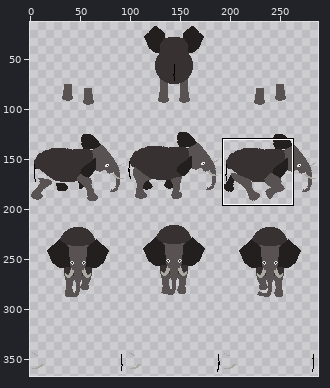
Two versions of one sprite sheet, sprite/animal/elephant/elephant-redo-96x96.png. The picture above shows the old version from afar; the outline marks the close-up.
Close-up. Before the commit:
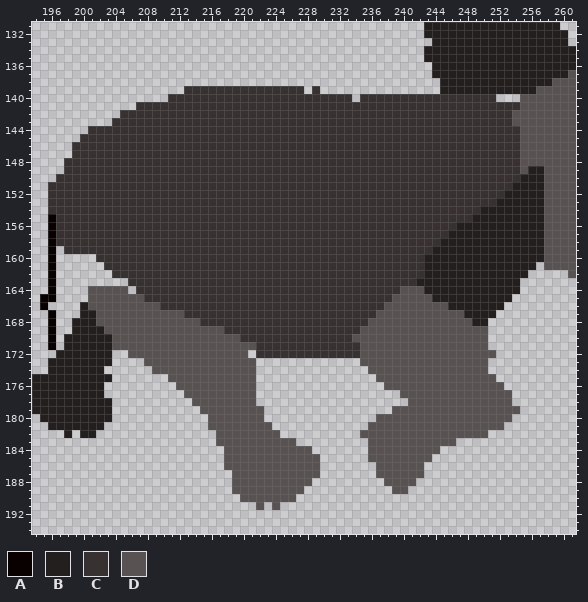
The file is 288x384 pixels. Colours within 5 levels of each other are drawn and written as one. Shown: x 194..261, y 131..194. The wide view leaves out empty margins. The commit also changed other parts of the picture, which this record leaves out.
Palette (. is transparent): A #080100  B #231f1e  C #373231  D #585352
Pixels before (only the part around the change), first column x 194:
131 .................................................BBBBBBBBBBBBBBBBB..
132 .................................................BBBBBBBBBBBBBBBBBB.
133 ..................................................BBBBBBBBBBBBBBBBB.
134 .................................................BBBBBBBBBBBBBBBBBBB
135 .................................................BBBBBBBBBBBBBBBBBBB
136 ..................................................BBBBBBBBBBBBBBBBBB
137 ..................................................BBBBBBBBBBBBBBBBBD
138 ...................................................BBBBBBBBBBBBBBDDD
139 ...................CCCCCCCCCCCCCCC.C...............BBBBBBBBBBBBDDDDD
140 .................CCCCCCCCCCCCCCCCCCCCCCC.CCCCCCCCCCCCCCCCC...DDDDDDD
141 .............CCCCCCCCCCCCCCCCCCCCCCCCCCCCCCCCCCCCCCCCCCCCCCCCDDDDDDD
142 ...........CCCCCCCCCCCCCCCCCCCCCCCCCCCCCCCCCCCCCCCCCCCCCCCCCDDDDDDDD
143 ..........CCCCCCCCCCCCCCCCCCCCCCCCCCCCCCCCCCCCCCCCCCCCCCCCCCDDDDDDDD
144 .......CCCCCCCCCCCCCCCCCCCCCCCCCCCCCCCCCCCCCCCCCCCCCCCCCCCCCCDDDDDDD
145 ......CCCCCCCCCCCCCCCCCCCCCCCCCCCCCCCCCCCCCCCCCCCCCCCCCCCCCCCDDDDDDD
146 .....CCCCCCCCCCCCCCCCCCCCCCCCCCCCCCCCCCCCCCCCCCCCCCCCCCCCCCCCDDDDDDD
147 .....CCCCCCCCCCCCCCCCCCCCCCCCCCCCCCCCCCCCCCCCCCCCCCCCCCCCCCCCDDDDDDD
148 ....CCCCCCCCCCCCCCCCCCCCCCCCCCCCCCCCCCCCCCCCCCCCCCCCCCCCCCCCCDDDDDDD
149 ....CCCCCCCCCCCCCCCCCCCCCCCCCCCCCCCCCCCCCCCCCCCCCCCCCCCCCCCCCDBBDDDD
150 ...CCCCCCCCCCCCCCCCCCCCCCCCCCCCCCCCCCCCCCCCCCCCCCCCCCCCCCCCCCBBBDDDD
151 ..CCCCCCCCCCCCCCCCCCCCCCCCCCCCCCCCCCCCCCCCCCCCCCCCCCCCCCCCCCBBBBDDDD
152 ..CCCCCCCCCCCCCCCCCCCCCCCCCCCCCCCCCCCCCCCCCCCCCCCCCCCCCCCCCBBBBBDDDD
153 ..CCCCCCCCCCCCCCCCCCCCCCCCCCCCCCCCCCCCCCCCCCCCCCCCCCCCCCCCBBBBBBDDDD
154 ..CCCCCCCCCCCCCCCCCCCCCCCCCCCCCCCCCCCCCCCCCCCCCCCCCCCCCCBBBBBBBBDDDD
155 ..ACCCCCCCCCCCCCCCCCCCCCCCCCCCCCCCCCCCCCCCCCCCCCCCCCCCCBBBBBBBBBDDDD
156 ..ACCCCCCCCCCCCCCCCCCCCCCCCCCCCCCCCCCCCCCCCCCCCCCCCCCBBBBBBBBBBBDDDD
157 ..ACCCCCCCCCCCCCCCCCCCCCCCCCCCCCCCCCCCCCCCCCCCCCCCCCBBBBBBBBBBBBDDDD
158 ..ACCCCCCCCCCCCCCCCCCCCCCCCCCCCCCCCCCCCCCCCCCCCCCCCBBBBBBBBBBBBBDDDD
159 ..A.CCCCCCCCCCCCCCCCCCCCCCCCCCCCCCCCCCCCCCCCCCCCCCBBBBBBBBBBBBBBDDDD
160 ..A.....CCCCCCCCCCCCCCCCCCCCCCCCCCCCCCCCCCCCCCCCCBBBBBBBBBBBBBBBDDDD
161 ..A......CCCCCCCCCCCCCCCCCCCCCCCCCCCCCCCCCCCCCCCCBBBBBBBBBBBBBB.DDDD
162 ..A.......CCCCCCCCCCCCCCCCCCCCCCCCCCCCCCCCCCCCCCCBBBBBBBBBBBBB.....D
163 ..A.........CCCCCCCCCCCCCCCCCCCCCCCCCCCCCCCCCCCCBBBBBBBBBBBBB.......
164 ..A....DDDDD.CCCCCCCCCCCCCCCCCCCCCCCCCCCCCCCCCDDDBBBBBBBBBBBB.......
165 .AA....DDDDDDDCCCCCCCCCCCCCCCCCCCCCCCCCCCCCCCDDDDDBBBBBBBBBB........
166 .A....BDDDDDDDDDCCCCCCCCCCCCCCCCCCCCCCCCCCCCDDDDDDDDBBBBBBB.........
167 ..A...BBDDDDDDDDDDDCCCCCCCCCCCCCCCCCCCCCCCCDDDDDDDDDDDBBBB..........
168 ..A..BBBDDDDDDDDDDDDDCCCCCCCCCCCCCCCCCCCCCDDDDDDDDDDDDDBB...........
169 ..A..BBBBDDDDDDDDDDDDDDDCCCCCCCCCCCCCCCCCDDDDDDDDDDDDDDDD...........
170 ..A.BBBBBBDDDDDDDDDDDDDDDDCCCCCCCCCCCCCCDDDDDDDDDDDDDDDDD...........
171 ..A.BBBBBBDDDDDDDDDDDDDDDDDDCCCCCCCCCCCCCDDDDDDDDDDDDDDDD...........
172 ...BBBBBBB..DDDDDDDDDDDDDDD.CCCCCCCCCCCCCDDDDDDDDDDDDDDDDD..........
173 ..BBBBBBBB....DDDDDDDDDDDDDD.............DDDDDDDDDDDDDDDD...........
174 ..BBBBBBB......DDDDDDDDDDDDD..............DDDDDDDDDDDDDDD...........
175 BBBBBBBBBB.......DDDDDDDDDDD...............DDDDDDDDDDDDDDD..........
176 BBBBBBBBB.........DDDDDDDDDD................DDDDDDDDDDDDDDD.........
177 BBBBBBBBB..........DDDDDDDDD..................DDDDDDDDDDDDDD........
178 BBBBBBBBBB..........DDDDDDDD...................DDDDDDDDDDDDD........
179 BBBBBBBBBB...........DDDDDDDD................DDDDDDDDDDDDDDDD.......
180 .BBBBBBBBB............DDDDDDD..............DDDDDDDDDDDDDDDDD........
181 ..BBBBBBB.............DDDDDDDD............DDDDDDDDDDDDDDDDD.........
182 ....B.BB...............DDDDDDDD..........DDDDDDDDDDDDDDDD...........
183 .......................DDDDDDDDDD.........DDDDDDDDDDD...............
184 ........................DDDDDDDDDDD.......DDDDDDDDD.................
185 ........................DDDDDDDDDDDD......DDDDDDDD..................
186 ........................DDDDDDDDDDDD.......DDDDDD...................
187 .........................DDDDDDDDDDD.......DDDDDD...................
188 .........................DDDDDDDDDD.........DDDD....................
189 .........................DDDDDDDDD...........DD.....................
190 ..........................DDDDDDD...................................
191 ............................D.D.....................................
192 ....................................................................
193 ....................................................................
194 ....................................................................
And afterwards:
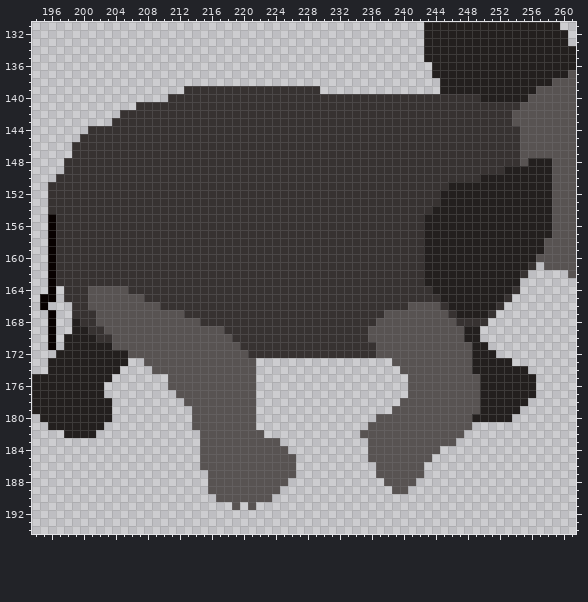
Diff:
The author put colour B in row 133 at x 243; in row 140 at x 252 to 254; in row 172 at x 204 to 205; in row 173 at x 204 to 205 and 251 to 253; in row 174 at x 203 to 204 and 251 to 255; in row 175 at x 252 to 256.
The author put colour B in row 176 at x 253 to 256; in row 177 at x 254 to 256; in row 178 at x 254 to 255; in row 182 at x 199.
Colour C becomes colour B in row 140 at x 250 to 251; in row 149 at x 253 to 254; in row 150 at x 250 to 254; in row 151 at x 246 to 253; in row 152 at x 245 to 252; in row 153 at x 245 to 251.
Colour C becomes colour B in row 154 at x 244 to 249; in row 155 at x 243 to 248; in row 156 at x 243 to 246; in row 157 at x 243 to 245; in row 158 at x 243 to 244; in row 159 at x 243.
Colour D becomes colour B in row 140 at x 255; in row 148 at x 256 to 258; in row 149 at x 255 and 258; in rows 150 to 157 at x 258; in row 167 at x 247; in rows 169 to 170 at x 248 to 249.
Colour D becomes colour B in row 171 at x 249 to 250; in row 172 at x 249 to 251; in rows 173 to 174 at x 249 to 250; in row 175 at x 250 to 251; in row 176 at x 250 to 252; in rows 177 to 178 at x 250 to 253.
Colour D becomes colour B in row 179 at x 250 to 254; in row 180 at x 249 to 253.
The author put colour C in row 139 at x 228; in row 140 at x 234; in row 159 at x 197; in row 160 at x 197 to 201; in row 161 at x 197 to 202; in row 162 at x 197 to 203.
The author put colour C in row 163 at x 197 to 205; in row 164 at x 198 to 200 and 206; in row 165 at x 198 to 200; in rows 166 to 167 at x 199; in row 172 at x 221.
Colour B becomes colour C in row 161 at x 256; in row 162 at x 255; in row 163 at x 242; in row 164 at x 243 and 254; in row 165 at x 244 and 253; in row 166 at x 200 and 252.
Colour B becomes colour C in row 167 at x 200 to 201 and 251; in row 168 at x 200 to 201 and 249 to 250; in row 169 at x 201 to 202; in row 170 at x 202 to 203.
Colour D becomes colour C in row 164 at x 240 to 242; in row 165 at x 239 to 243; in row 166 at x 238 to 240 and 245; in row 167 at x 237 and 246; in row 168 at x 236 and 247 to 248; in row 169 at x 235.
Colour D becomes colour C in row 170 at x 219 and 234 to 235; in row 171 at x 220 to 221 and 235 to 236; in row 172 at x 235 to 236.
The author put colour D in row 176 at x 211; in row 177 at x 212; in row 178 at x 213 and 240; in row 179 at x 214; in rows 180 to 181 at x 214 to 215; in rows 182 to 183 at x 215 to 216.
The author put colour D in rows 184 to 186 at x 215 to 217; in rows 187 to 189 at x 216 to 218; in row 190 at x 217 to 219; in row 191 at x 219 and 221.
Colour B becomes colour D in row 160 at x 257.
Colour D is gone in rows 169 to 170 at x 250; in row 173 at x 235 to 238; in row 174 at x 236 to 239; in row 175 at x 237 to 240; in row 176 at x 238 to 240; in row 177 at x 240.
Colour D is gone in rows 179 to 180 at x 222; in row 181 at x 222 to 223 and 249 to 252; in row 182 at x 223 to 224 and 248 to 250; in row 183 at x 225 to 226; in row 184 at x 226 to 228; in rows 185 to 187 at x 227 to 229.
Colour D is gone in row 188 at x 226 to 228; in row 189 at x 225 to 227; in row 190 at x 224 to 226; in row 191 at x 222 and 224.
